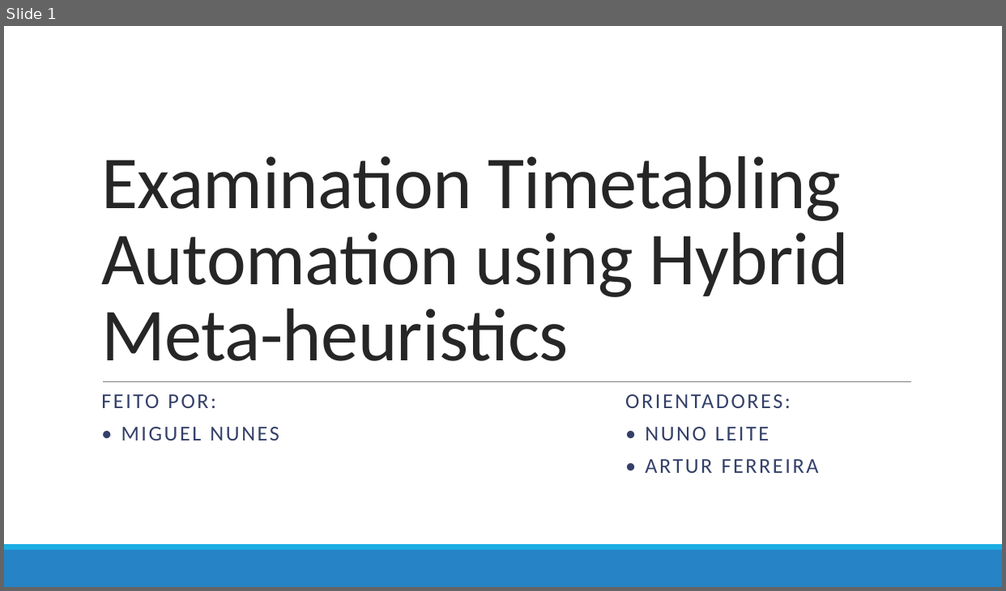
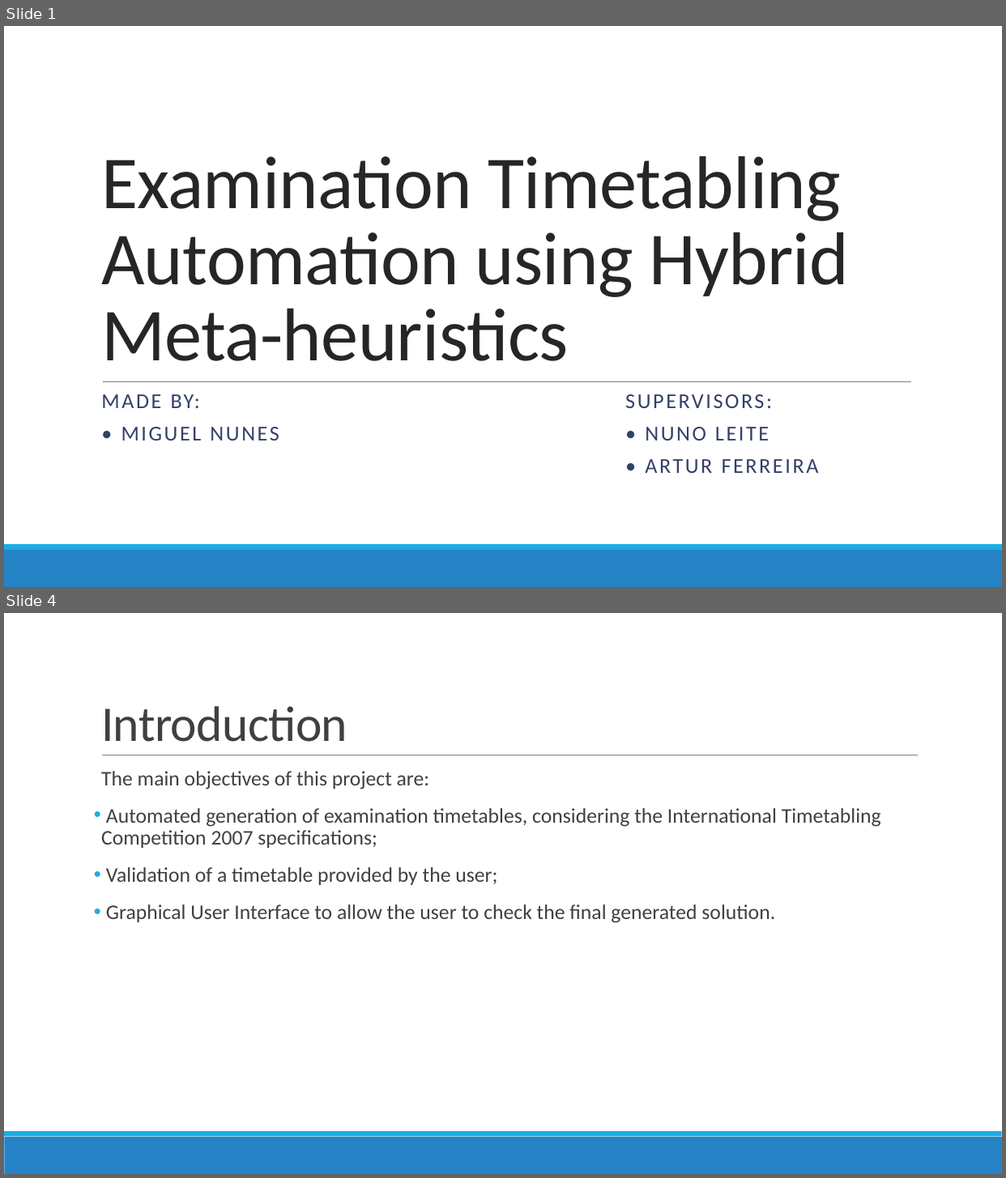
Before and after one commit to devilsdante/isel-examtimetabling-2014-2015, a slide deck: doc/Apresentação Oral/Examination Timetabling Automation using Hybrid Meta-heuristics.pptx. Shown one above the other, each under a label of ours: slide 1 before the commit, slides 1 and 4 after it; the slides between them are not shown. The pictures are 1006x591 and 1006x1178 pixels, drawn with LibreOffice and Linux fonts; fonts in the diff are those of the drawing. Boxes give left, top, right and bottom in pixels: in the first picture for what was removed or moved away, otherwise in the second. Text is boxed around its words. In the diff, an @@ line names an element or a change of style, - is before the commit and + after.

```diff
--- a/doc/Apresentação Oral/Examination Timetabling Automation using Hybrid Meta-heuristics.pptx
+++ b/doc/Apresentação Oral/Examination Timetabling Automation using Hybrid Meta-heuristics.pptx
@@ slide 4 added at <box>4,613,1002,1174</box>, background #FFFFFF; not listed: 2 template elements that a slide beside it also shows @@
@@ title added at <box>101,706,347,742</box>, 48 pt, text #404040 @@
+Introduction
@@ line added from (102, 756) to (918, 756), #808080 0.5 pt @@
@@ text added at <box>101,771,881,923</box>, 20 pt, text #404040 @@
+  The main objectives of this project are:
+• Automated generation of examination timetables, considering the International Timetabling Competition 2007 specifications;
+• Validation of a timetable provided by the user;
+• Graphical User Interface to allow the user to check the final generated solution.
@@ slide 1 changed as well @@
@@ subtitle at <box>101,395,772,408</box>: text changed @@
-FEITO POR: ORIENTADORES:
+MADE BY: SUPERVISORS:
```
Also in this commit, not shown: 2 other slides changed, 8 other slides added, 2 slides removed.
